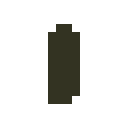
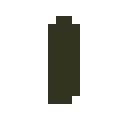
Before/after of a 128×128 layered artwork. What changed in the layer stack:
painted on "Background" over [48, 16, 80, 32]
